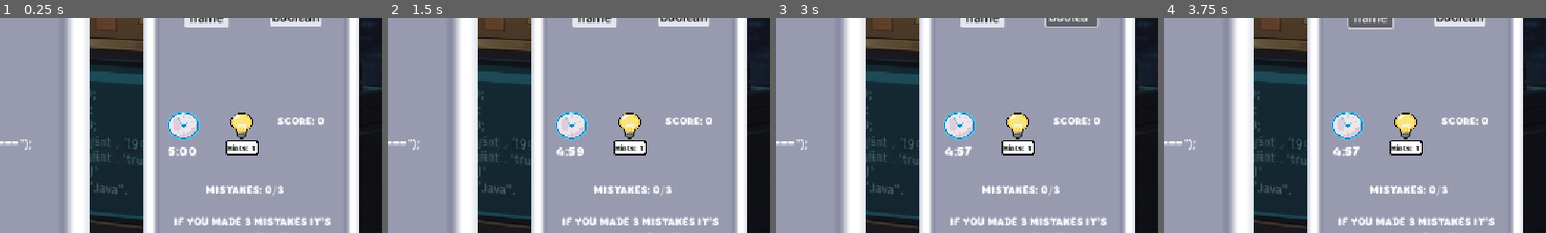
Above: before the commit, frames 1-4 (left to right).
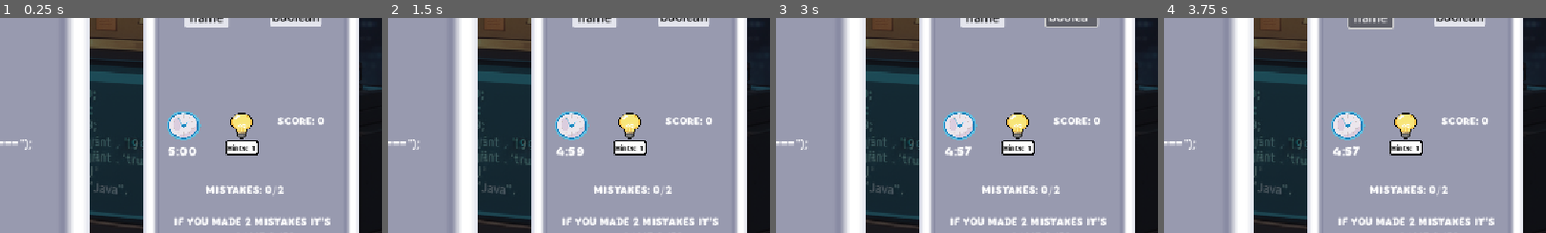
Above: after the commit, the same moments.

Repository: Tannntannn/CodeClash
Game: Godot game, scene res://lesson 2/Lesson2.tscn
Same seed, same stepped clock (60 frames per second), same inputs: the game is played once before the commit and once after it. This scene is started directly instead of the project's main scene.
Inputs:
- Up to frame 1 (0.25 s): no input
- Up to frame 2 (1.5 s): click "int" at 0.5 s; click "string" at 1.25 s
- Up to frame 3 (3 s): click "char" at 2 s; click "boolean" at 2.75 s
- Up to frame 4 (3.75 s): click "name" at 3.5 s
The pictures show only the part of the screen within x 50-100%, y 28-78%; the shares and areas given below are measured in that part.

The runs differ from the first frame. In frame 1, 0.2% of the frame differs, in the area x 64-83%, y 79-97%; in frame 2, 0.2%; in frame 3, 0.2%; in frame 4, 0.2%.

Commit message:
Last minute fixes

Diff:
--- a/app/src/main/assets/Lesson 1/Lesson1.tscn
+++ b/app/src/main/assets/Lesson 1/Lesson1.tscn
@@ -44,8 +44,11 @@
 anchors_preset = 15
 anchor_right = 1.0
 anchor_bottom = 1.0
-grow_horizontal = 2
-grow_vertical = 2
+offset_left = -1.0
+offset_right = -1.0
+grow_horizontal = 2
+grow_vertical = 2
+size_flags_horizontal = 4
 script = ExtResource("1_1rf7i")
 
 [node name="Panel" type="Panel" parent="."]
--- a/app/src/main/assets/Lesson 1/lesson_1.gd
+++ b/app/src/main/assets/Lesson 1/lesson_1.gd
@@ -424,7 +424,7 @@
 
 	print("Game state reset!")
 
-func submit_score_to_android():
+func submit_score_to_android(  ):
 	print("🎯 Lesson1: Submitting score to Android - Score:", current_score)
 
 	var app_plugin = Engine.get_singleton("AppPlugin")
--- a/app/src/main/assets/Lesson 3/Lesson3.tscn
+++ b/app/src/main/assets/Lesson 3/Lesson3.tscn
@@ -371,7 +371,7 @@
 offset_right = 284.0
 offset_bottom = 569.0
 theme_override_fonts/font = ExtResource("13_y3ts1")
-text = "If you made 3 mistakes it's
+text = "If you made 2 mistakes it's
                        game over"
 
 [node name="ScoreLabel" type="Label" parent="Panel2"]
--- a/app/src/main/assets/Lesson 3/lesson_3.gd
+++ b/app/src/main/assets/Lesson 3/lesson_3.gd
@@ -13,7 +13,7 @@
 
 # Mistake tracking
 var mistakes_made = 0
-var max_mistakes = 3
+var max_mistakes = 2
 
 # Scoring
 var current_score = 0
--- a/app/src/main/assets/Lesson 4/Lesson4.tscn
+++ b/app/src/main/assets/Lesson 4/Lesson4.tscn
@@ -338,7 +338,7 @@
 offset_right = 279.0
 offset_bottom = 557.0
 theme_override_fonts/font = ExtResource("4_1qw6e")
-text = "If you made 3 mistakes it's
+text = "If you made 2 mistakes it's
                        game over"
 
 [node name="ScoreLabel" type="Label" parent="Panel2"]
--- a/app/src/main/assets/Lesson 4/lesson_4.gd
+++ b/app/src/main/assets/Lesson 4/lesson_4.gd
@@ -13,7 +13,7 @@
 
 # Mistake tracking
 var mistakes_made = 0
-var max_mistakes = 3
+var max_mistakes = 2
 
 # Scoring
 var current_score = 0
--- a/app/src/main/assets/Lesson 5/Lesson5.tscn
+++ b/app/src/main/assets/Lesson 5/Lesson5.tscn
@@ -338,7 +338,7 @@
 offset_right = 285.0
 offset_bottom = 576.0
 theme_override_fonts/font = ExtResource("7_wjgmt")
-text = "If you made 3 mistakes it's
+text = "If you made 2 mistakes it's
                        game over"
 
 [node name="ScoreLabel" type="Label" parent="Panel2"]
--- a/app/src/main/assets/Lesson 5/lesson_5.gd
+++ b/app/src/main/assets/Lesson 5/lesson_5.gd
@@ -13,7 +13,7 @@
 
 # Mistakes
 var mistakes_made = 0
-var max_mistakes = 3
+var max_mistakes = 2
 
 # Scoring
 var current_score = 0
--- a/app/src/main/assets/Lesson 6/Lesson6.tscn
+++ b/app/src/main/assets/Lesson 6/Lesson6.tscn
@@ -356,7 +356,7 @@
 offset_right = 279.0
 offset_bottom = 567.0
 theme_override_fonts/font = ExtResource("7_f4l3p")
-text = "If you made 3 mistakes it's
+text = "If you made 2 mistakes it's
                        game over"
 
 [node name="ScoreLabel" type="Label" parent="Panel2"]
--- a/app/src/main/assets/Lesson 6/lesson_6.gd
+++ b/app/src/main/assets/Lesson 6/lesson_6.gd
@@ -13,7 +13,7 @@
 
 # Mistakes
 var mistakes_made = 0
-var max_mistakes = 3
+var max_mistakes = 2
 
 # Scoring
 var current_score = 0
--- a/app/src/main/assets/lesson 2/Lesson2.tscn
+++ b/app/src/main/assets/lesson 2/Lesson2.tscn
@@ -350,7 +350,7 @@
 offset_right = 282.0
 offset_bottom = 576.0
 theme_override_fonts/font = ExtResource("8_y7yfv")
-text = "If you made 3 mistakes it's
+text = "If you made 2 mistakes it's
                        game over"
 
 [node name="ScoreLabel" type="Label" parent="Panel2"]
--- a/app/src/main/assets/lesson 2/lesson_2.gd
+++ b/app/src/main/assets/lesson 2/lesson_2.gd
@@ -11,7 +11,7 @@
 var correctly_placed_blocks = {}
 var total_blocks = 5
 var mistakes_made = 0
-var max_mistakes = 3
+var max_mistakes = 2
 
 # SCORING SYSTEM VARIABLES
 var current_score = 0
Not shown, changed: app/release/baselineProfiles/0/app-release.dm
Not shown, changed: app/release/baselineProfiles/1/app-release.dm
Not shown, changed: app/src/main/java/com/example/codeclash/Fragments/Leaderboards.java
Not shown, changed: app/src/main/java/com/example/codeclash/LeaderboardManager.java
Not shown, changed: app/src/main/java/com/example/codeclash/StudentActivity.java
Not shown, changed: app/src/main/java/com/example/codeclash/TeacherClassDetailActivity.java
Not shown, changed: app/src/main/res/layout/item_student_detailed.xml
